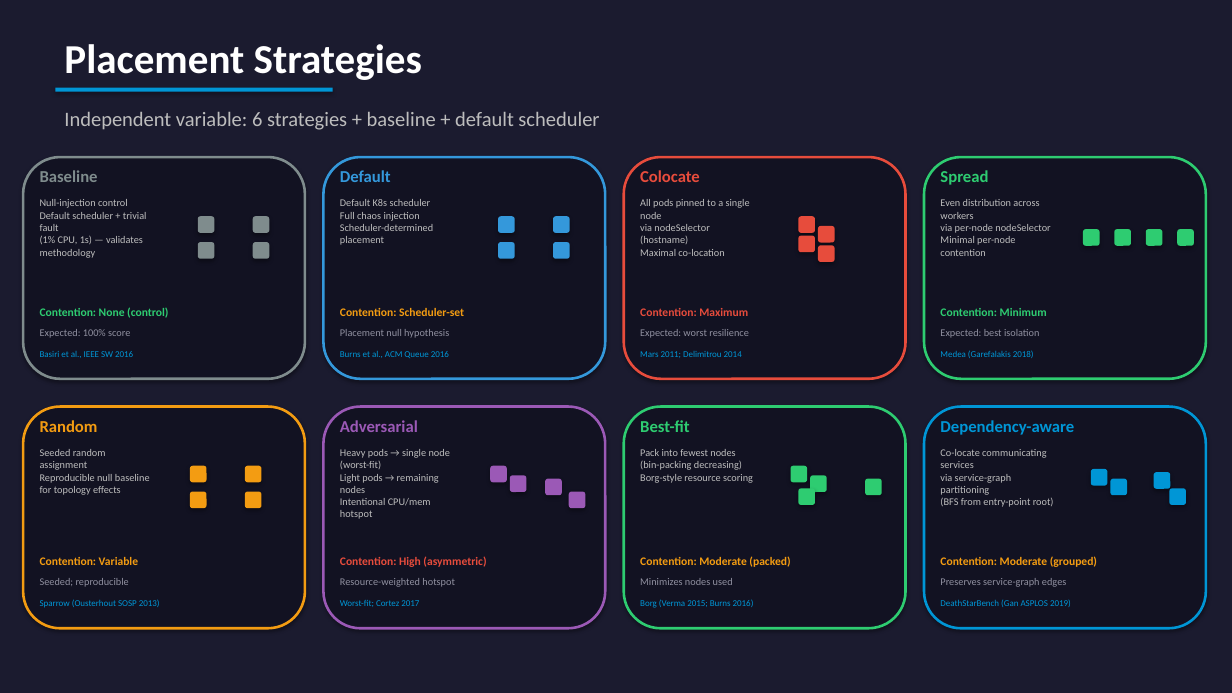
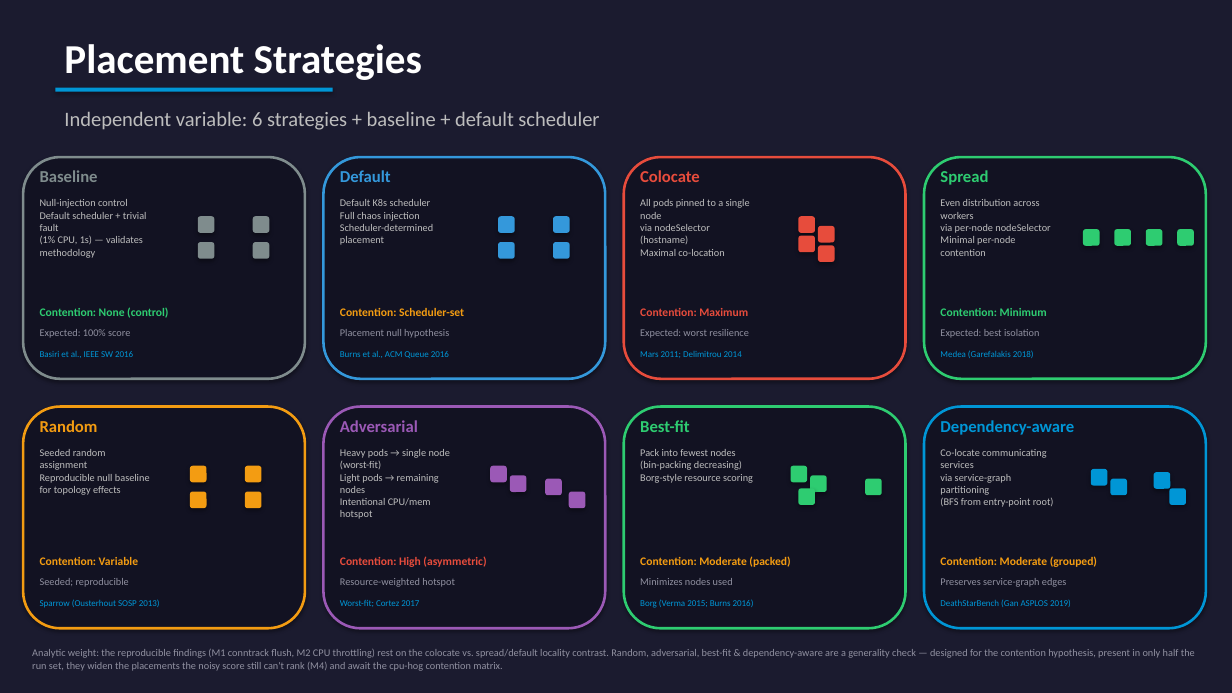
Before and after one commit to yhu02/uva-msc-thesis, a slide deck: slide 5 of ChaosProbe_Presentation.pptx. Drawn at 1232x693 pixels with LibreOffice and Linux fonts; fonts in the diff are those of the drawing. Boxes give left, top, right and bottom in pixels: in the first picture for what was removed or moved away, otherwise in the second. Text is boxed around its words. In the diff, an @@ line names an element or a change of style, - is before the commit and + after.

```diff
--- a/ChaosProbe_Presentation.pptx
+++ b/ChaosProbe_Presentation.pptx
@@ text added at (x1=32, y1=649, x2=1195, y2=671), 8 pt, text #9090A0 @@
+Analytic weight: the reproducible findings (M1 conntrack flush, M2 CPU throttling) rest on the colocate vs. spread/default locality contrast. Random, adversarial, best-fit & dependency-aware are a generality check — designed for the contention hypothesis, present in only half the run set, they widen the placements the noisy score still can't rank (M4) and await the cpu-hog contention matrix.
```
Also in this commit, not shown: 3 other slides changed, 3 other files.
